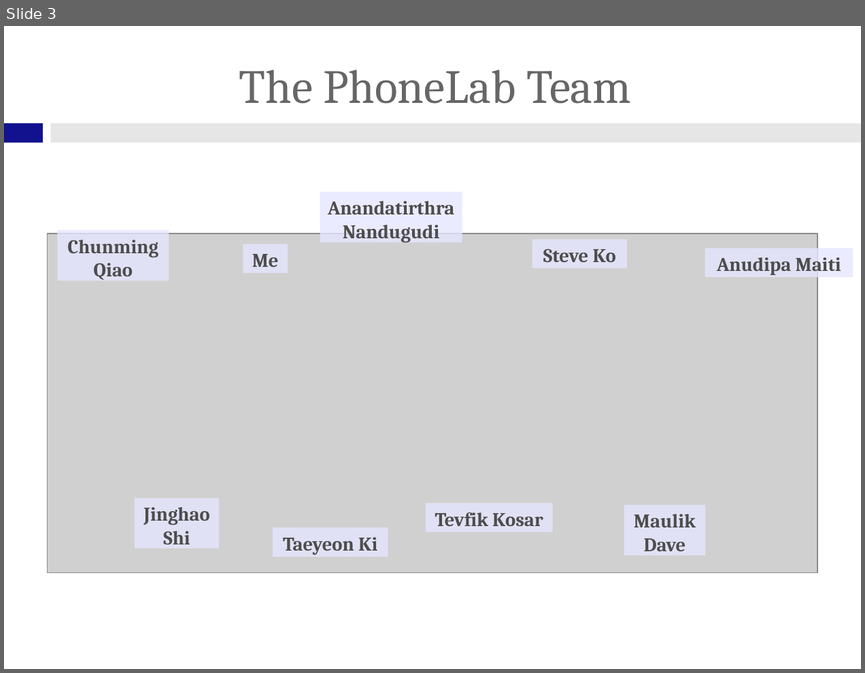
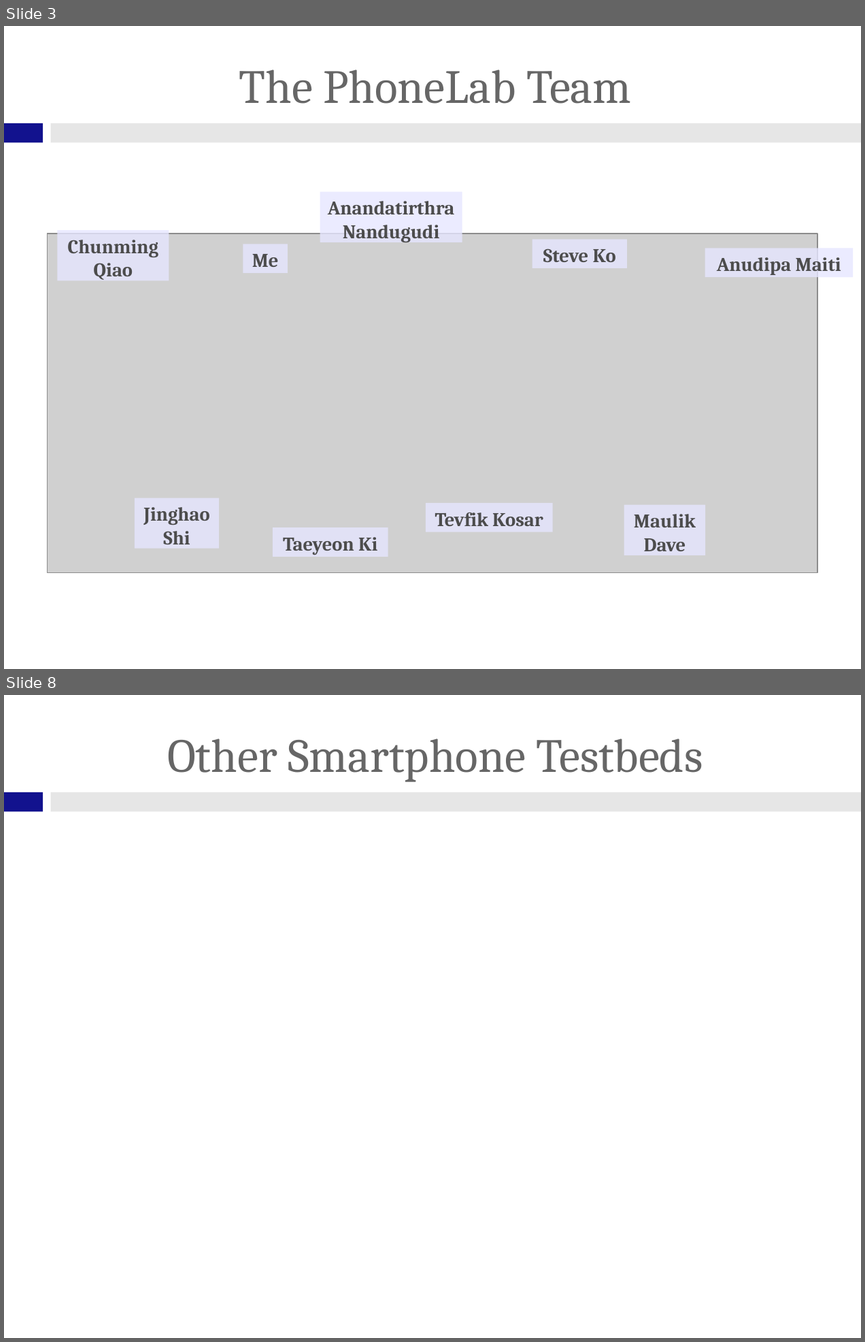
Before and after one commit to gchallen/talks.sensemine2013-phonelab, a slide deck: talk.odp. Shown one above the other, each under a label of ours: slide 3 before the commit, slides 3 and 8 after it; the slides between them are not shown. The pictures are 865x673 and 865x1342 pixels, drawn with LibreOffice and Linux fonts; fonts in the diff are those of the drawing; grey boxes stand for pictures; background and template pictures are left out. Boxes give left, top, right and bottom in pixels: in the first picture for what was removed or moved away, otherwise in the second. Text is boxed around its words. In the diff, an @@ line names an element or a change of style, - is before the commit and + after.

```diff
--- a/talk.odp
+++ b/talk.odp
@@ slide 8 added at [4,695,861,1338], background #FFFFFF; not listed: 2 template elements that a slide beside it also shows @@
@@ title added at [167,739,702,782], 44 pt, text #666666 @@
+Other Smartphone Testbeds
```
Also in this commit, not shown: 4 other slides added, 1 slide removed, 8 other files.
